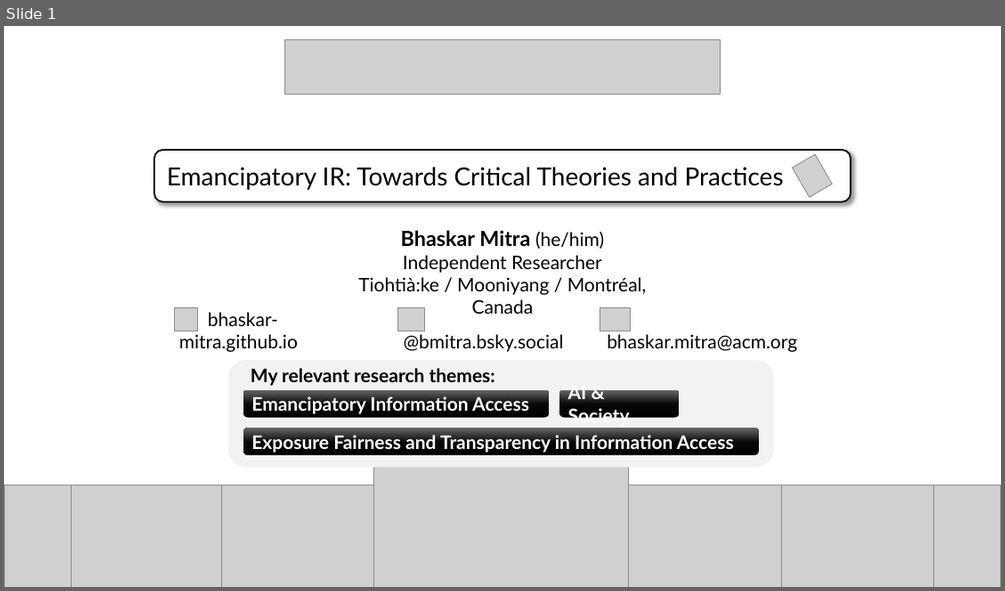
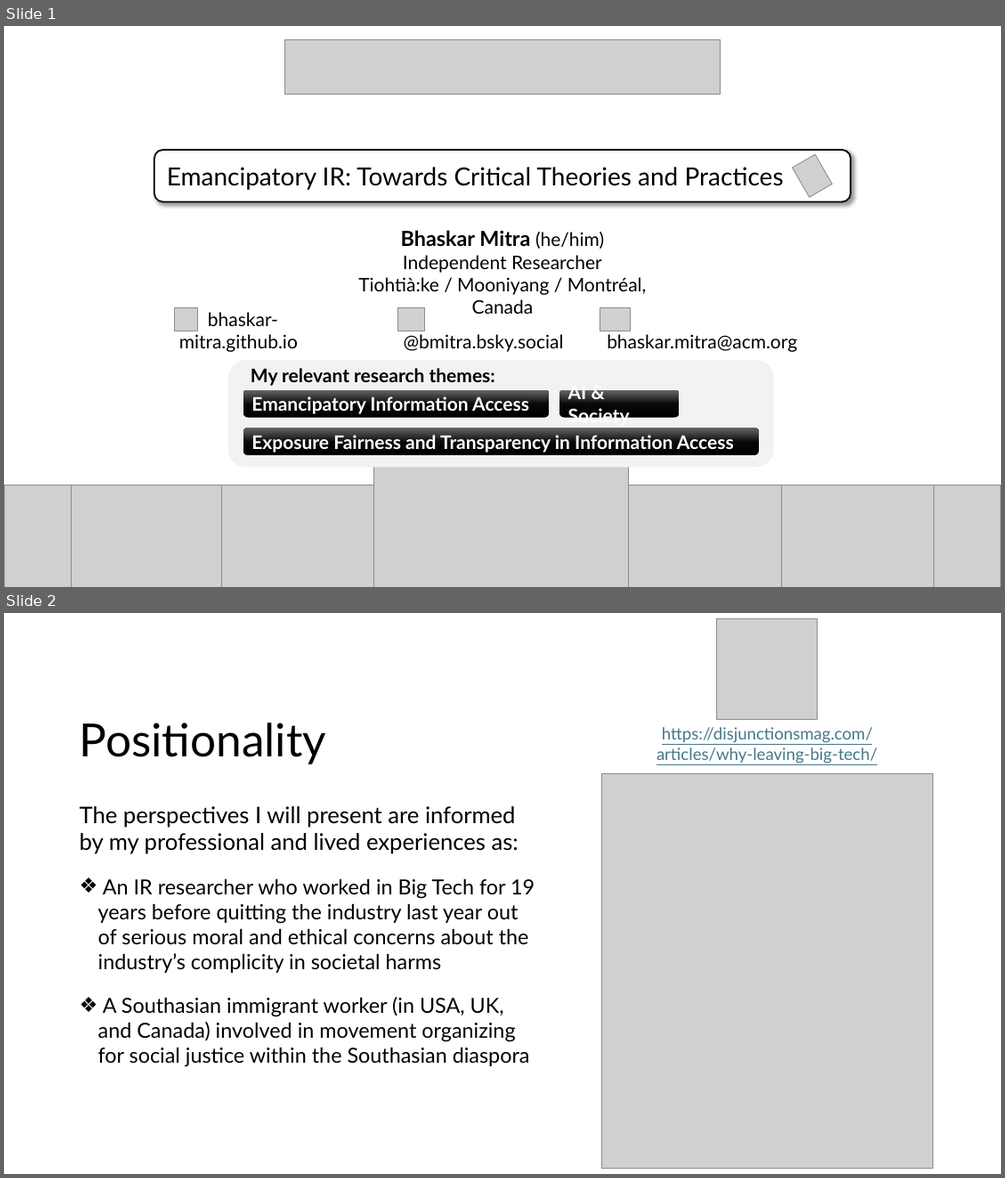
Before and after one commit to bhaskar-mitra/bhaskar-mitra.github.io, a slide deck: files/emancipatory-ir-season2026.pptx. Shown one above the other, each under a label of ours: slide 1 before the commit, slides 1 and 2 after it. The pictures are 1005x591 and 1005x1178 pixels, drawn with LibreOffice and Linux fonts; fonts in the diff are those of the drawing; grey boxes stand for pictures. Boxes give left, top, right and bottom in pixels: in the first picture for what was removed or moved away, otherwise in the second. Text is boxed around its words. In the diff, an @@ line names an element or a change of style, - is before the commit and + after.

```diff
--- a/files/emancipatory-ir-season2026.pptx
+++ b/files/emancipatory-ir-season2026.pptx
@@ slide 2 added at (4,613,1001,1174), background #FFFFFF @@
@@ picture added at (717,619,817,720) @@
@@ text added at (80,722,326,764), 44 pt, text #000000 @@
+Positionality
@@ text added at (656,727,877,763), 16 pt, text #467886, underline @@
+https://disjunctionsmag.com/articles/why-leaving-big-tech/
@@ picture added at (601,774,933,1167) @@
@@ text added at (80,806,534,1067), 20 pt, text #000000 @@
+The perspectives I will present are informed by my professional and lived experiences as:
+❖ An IR researcher who worked in Big Tech for 19 years before quitting the industry last year out of serious moral and ethical concerns about the industry’s complicity in societal harms
+❖ A Southasian immigrant worker (in USA, UK, and Canada) involved in movement organizing for social justice within the Southasian diaspora
```
Also in this commit, not shown: 2 slides changed, 1 slide removed.
